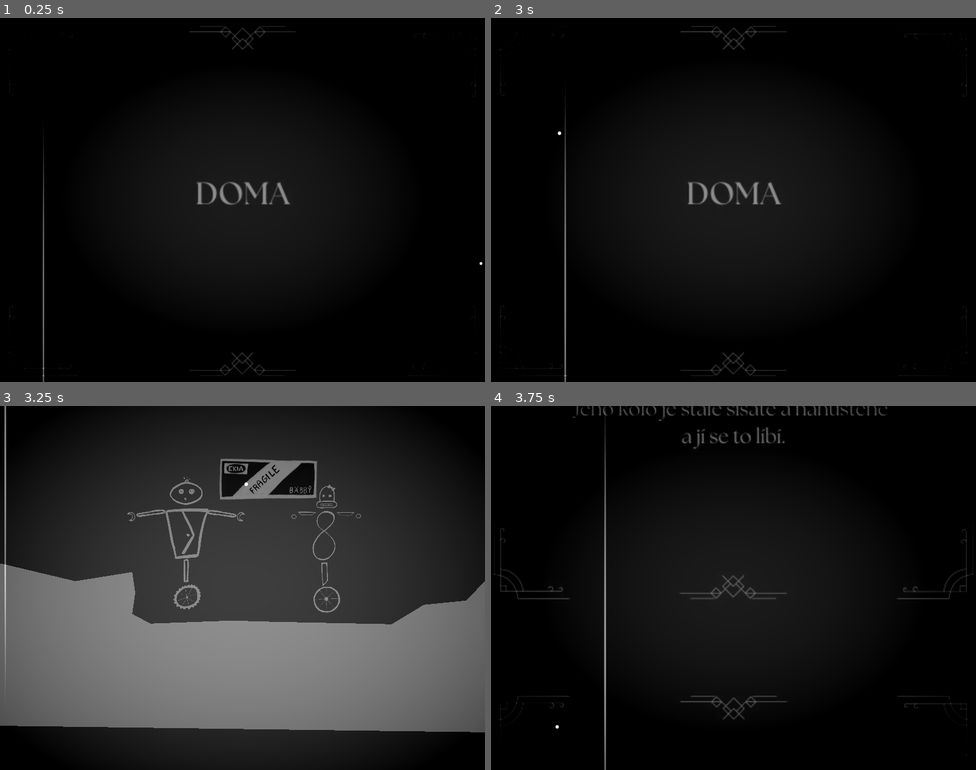
Above: before the commit, frames 1-4 (two rows, left to right).
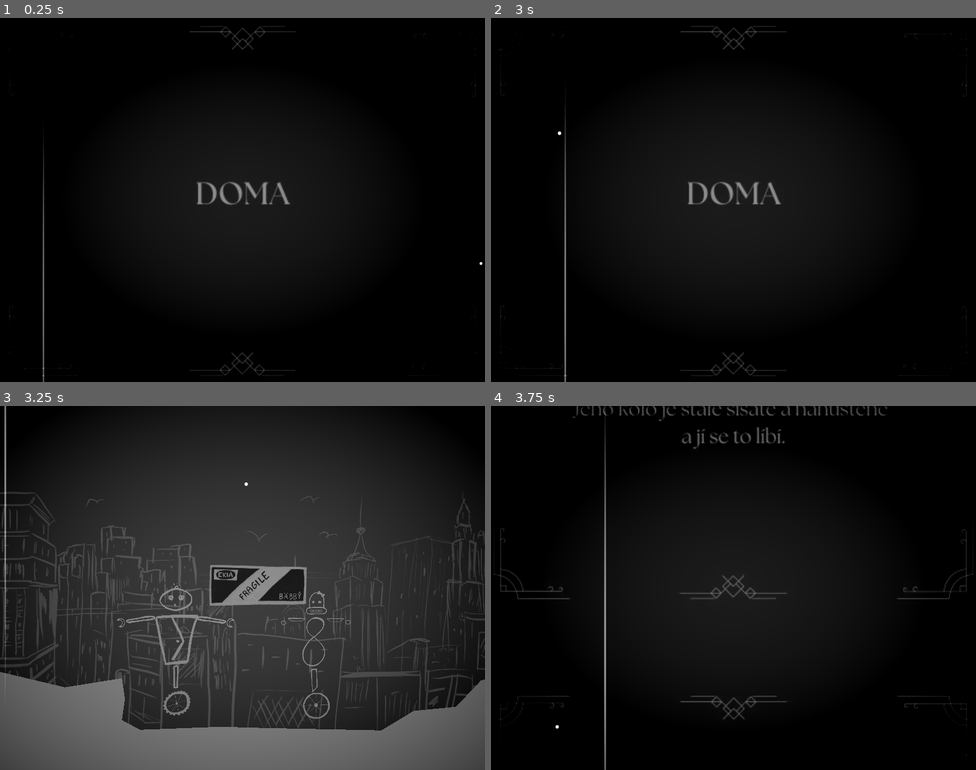
Above: after the commit, the same moments.

Repository: tombuben/KrehkeRobotickeSpoje
Game: Godot game, scene res://level_2.tscn
Two runs of this game, one before a commit and one after it. Both use one fixed random seed, a clock stepped at 60 frames per second and the inputs below. This scene is started directly instead of the project's main scene.
Inputs (mouse positions are in pixels of both pictures, inside the frame that each line leads up to):
- Up to frame 1 (0.25 s): no input
- Up to frame 2 (3 s): move the mouse to (840, 181) at 0.52 s; hold D (Player1Right) 0.53-1.28 s; tap one key every 0.75 s from 0.6 s: K (Player2Down) J (Player2Left) L (Player2Right) I (Player2Up); move the mouse to (636, 218) at 1.27 s; hold S (Player1Down) 1.28-2.03 s; move the mouse to (782, 119) at 2.02 s; hold D (Player1Right) 2.03-2.78 s; move the mouse to (709, 272) at 2.77 s; hold W (Player1Up) from 2.78 s (still down)
- Up to frame 3 (3.25 s): keep holding W (Player1Up)
- Up to frame 4 (3.75 s): move the mouse to (879, 642) at 3.52 s; release W (Player1Up) at 3.53 s; hold A (Player1Left) from 3.53 s (still down); hold C (SwitchCamera) from 3.53 s (still down)

Frames 1-2 are identical in both runs. In frame 3, 47% of the frame differs, in the area x 0-100%, y 14-100%; in frame 4, nothing differs.

Commit message:
added city background

Diff:
--- a/level_2.tscn
+++ b/level_2.tscn
@@ -1,10 +1,11 @@
-[gd_scene load_steps=25 format=3 uid="uid://cv2vcdlx35fdb"]
+[gd_scene load_steps=26 format=3 uid="uid://cv2vcdlx35fdb"]
 
 [ext_resource type="Script" path="res://Level.gd" id="1_a48ek"]
 [ext_resource type="Script" path="res://KillBody.gd" id="2_e0cwa"]
 [ext_resource type="PackedScene" uid="uid://d2myyy2dlm4ti" path="res://pandulak.tscn" id="3_ceeca"]
 [ext_resource type="PackedScene" uid="uid://fr2gabw8cqso" path="res://ona.tscn" id="4_mak3f"]
 [ext_resource type="Script" path="res://CameraCenterer.gd" id="5_5vbhc"]
+[ext_resource type="Texture2D" uid="uid://c3i1b3qowrv6c" path="res://art/mesto/mesto.jpg" id="6_5q8x6"]
 [ext_resource type="Shader" path="res://old_movie.gdshader" id="6_kmwe0"]
 [ext_resource type="Texture2D" uid="uid://coqpig88ad7yg" path="res://art/gameover.png" id="6_q0rry"]
 [ext_resource type="Script" path="res://Friction.gd" id="7_ushj2"]
@@ -44,10 +45,10 @@
 script = ExtResource("2_e0cwa")
 
 [node name="CollisionPolygon2D" type="CollisionPolygon2D" parent="StaticBody2D"]
-polygon = PackedVector2Array(138, 436, -508, 322, -621, -388, 66, -414, 89, 152, 319, 171, 441, 200, 535, 185, 540, 219, 535, 254, 565.057, 270, 699, 265, 769, 267, 963, 271, 1016, 239, 1086, 232, 1128, 188, 1222, 180, 1303, 195, 1333, 257, 1393, 296, 1513, 298, 1653, 294, 1750, 279, 1870, 242, 1951, 182, 1999, 151, 2077, 212, 2016, 307, 2134, 257, 2107, 208, 2156, 182, 2254, 179, 2339, 278, 2816, 349, 3324, 352, 3404, -512, 3423, 367, 3309, 620, 1408, 453)
+polygon = PackedVector2Array(-551, 1025, -1002, 323, -621, -388, 66, -414, 89, 152, 319, 171, 441, 200, 535, 185, 540, 219, 535, 254, 565.057, 270, 699, 265, 769, 267, 963, 271, 1016, 239, 1086, 232, 1128, 188, 1222, 180, 1303, 195, 1333, 257, 1393, 296, 1513, 298, 1653, 294, 1750, 279, 1870, 242, 1951, 182, 1999, 151, 2077, 212, 2016, 307, 2134, 257, 2107, 208, 2156, 182, 2254, 179, 2339, 278, 2816, 349, 3324, 352, 3404, -512, 4297, -411, 3811, 1164, 1442, 1060)
 
 [node name="Polygon2D" type="Polygon2D" parent="StaticBody2D"]
-polygon = PackedVector2Array(138, 436, -508, 322, -621, -388, 66, -414, 89, 152, 319, 171, 441, 200, 535, 185, 540, 219, 535, 254, 565.057, 270, 699, 265, 769, 267, 963, 271, 1016, 239, 1086, 232, 1128, 188, 1222, 180, 1303, 195, 1333, 257, 1393, 296, 1513, 298, 1653, 294, 1750, 279, 1870, 242, 1951, 182, 1999, 151, 2077, 212, 2016, 307, 2134, 257, 2107, 208, 2156, 182, 2254, 179, 2339, 278, 2816, 349, 3324, 352, 3404, -512, 3423, 367, 3309, 620, 1408, 453)
+polygon = PackedVector2Array(-551, 1025, -1002, 323, -621, -388, 66, -414, 89, 152, 319, 171, 441, 200, 535, 185, 540, 219, 535, 254, 565.057, 270, 699, 265, 769, 267, 963, 271, 1016, 239, 1086, 232, 1128, 188, 1222, 180, 1303, 195, 1333, 257, 1393, 296, 1513, 298, 1653, 294, 1750, 279, 1870, 242, 1951, 182, 1999, 151, 2077, 212, 2016, 307, 2134, 257, 2107, 208, 2156, 182, 2254, 179, 2339, 278, 2816, 349, 3324, 352, 3404, -512, 4297, -411, 3811, 1164, 1442, 1060)
 
 [node name="sisoun" parent="." instance=ExtResource("3_ceeca")]
 position = Vector2(674, 440)
@@ -63,10 +64,33 @@
 pos2 = NodePath("../sisoun")
 
 [node name="CharactersCamera" type="Camera2D" parent="CameraCenterer"]
+position = Vector2(17, -175)
 position_smoothing_enabled = true
 position_smoothing_speed = 10.0
 
 [node name="CanvasLayer" type="CanvasLayer" parent="."]
+
+[node name="ParallaxBackground" type="ParallaxBackground" parent="CanvasLayer"]
+scroll_offset = Vector2(30, 0)
+
+[node name="ParallaxLayer" type="ParallaxLayer" parent="CanvasLayer/ParallaxBackground"]
+motion_scale = Vector2(0.8, 0.8)
+motion_offset = Vector2(30, 0)
+
+[node name="Sprite2D" type="Sprite2D" parent="CanvasLayer/ParallaxBackground/ParallaxLayer"]
+position = Vector2(873, 291)
+scale = Vector2(0.3, 0.3)
+texture = ExtResource("6_5q8x6")
+
+[node name="Sprite2D3" type="Sprite2D" parent="CanvasLayer/ParallaxBackground/ParallaxLayer"]
+position = Vector2(2477, 319)
+scale = Vector2(0.3, 0.3)
+texture = ExtResource("6_5q8x6")
+
+[node name="Sprite2D4" type="Sprite2D" parent="CanvasLayer/ParallaxBackground/ParallaxLayer"]
+position = Vector2(4109, 369)
+scale = Vector2(0.3, 0.3)
+texture = ExtResource("6_5q8x6")
 
 [node name="ColorRect" type="ColorRect" parent="CanvasLayer"]
 material = SubResource("ShaderMaterial_fugcv")
Binary file added: art/mesto/mesto.jpg
Not shown, added: art/mesto/mesto.jpg.import
Not shown, added: export_presets.cfg
